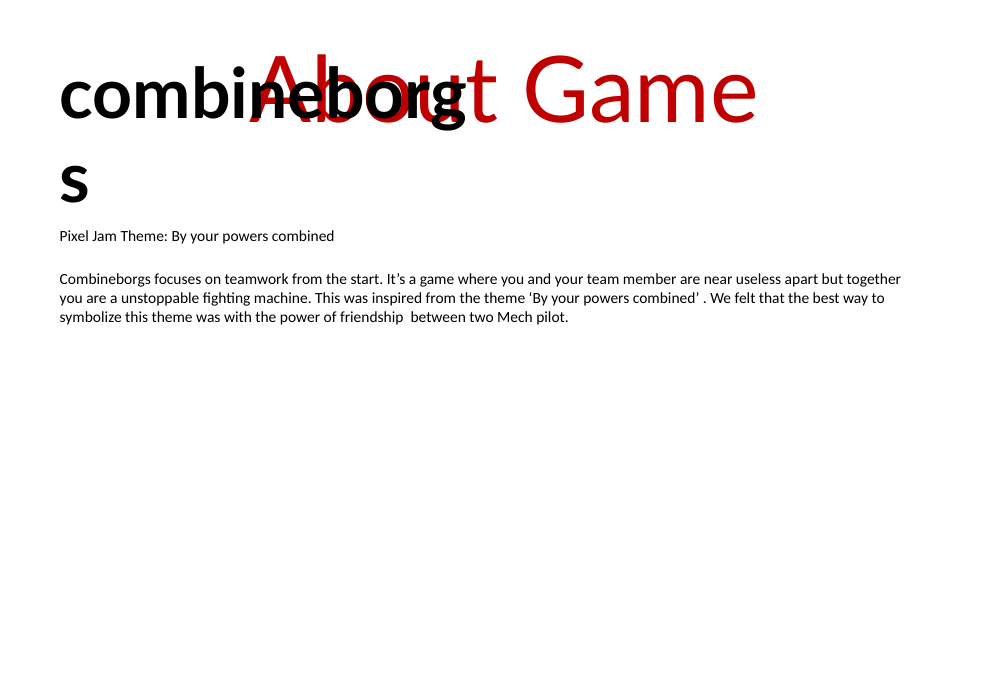
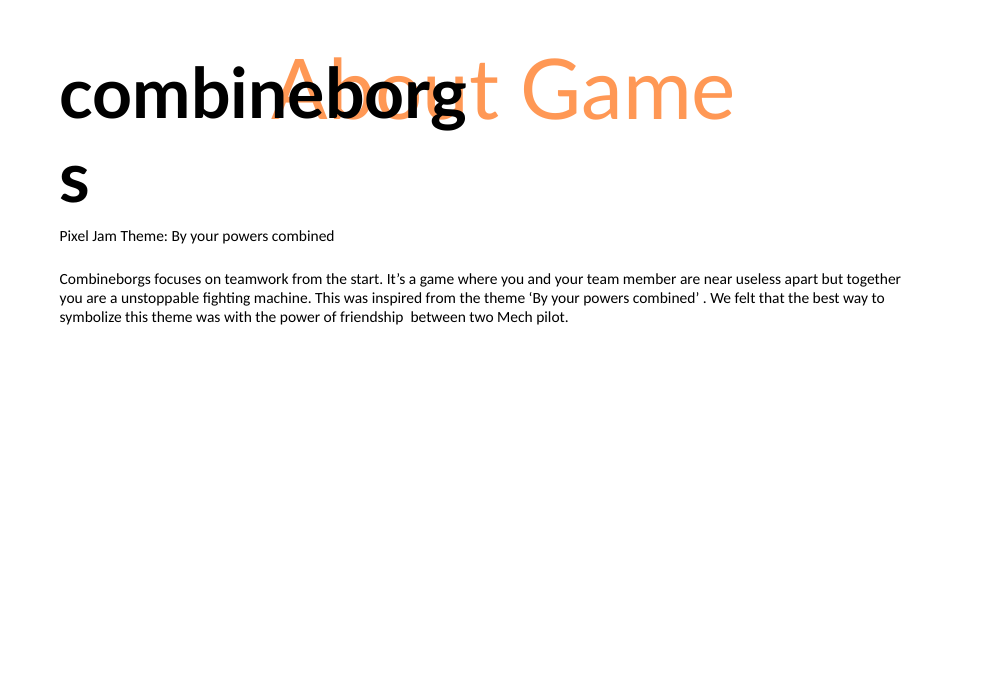
Before and after one commit to yaohongchunnz/PixelJam2014, a slide deck: slide 10 of Instructions.pptx. Drawn at 1008x698 pixels with LibreOffice and Linux fonts; fonts in the diff are those of the drawing. Boxes give left, top, right and bottom in pixels: in the first picture for what was removed or moved away, otherwise in the second. Text is boxed around its words. In the diff, an @@ line names an element or a change of style, - is before the commit and + after.

```diff
--- a/Instructions.pptx
+++ b/Instructions.pptx
@@ title "About Game" at (272,57,737,131): size 71.1 to 64.8 pt, text colour #C00000 to gradient #9D4700 to #FF9856 to #FFF5F1 @@
```
Also in this commit, not shown: 8 other slides changed, 1 slide added, 1 slide removed.
